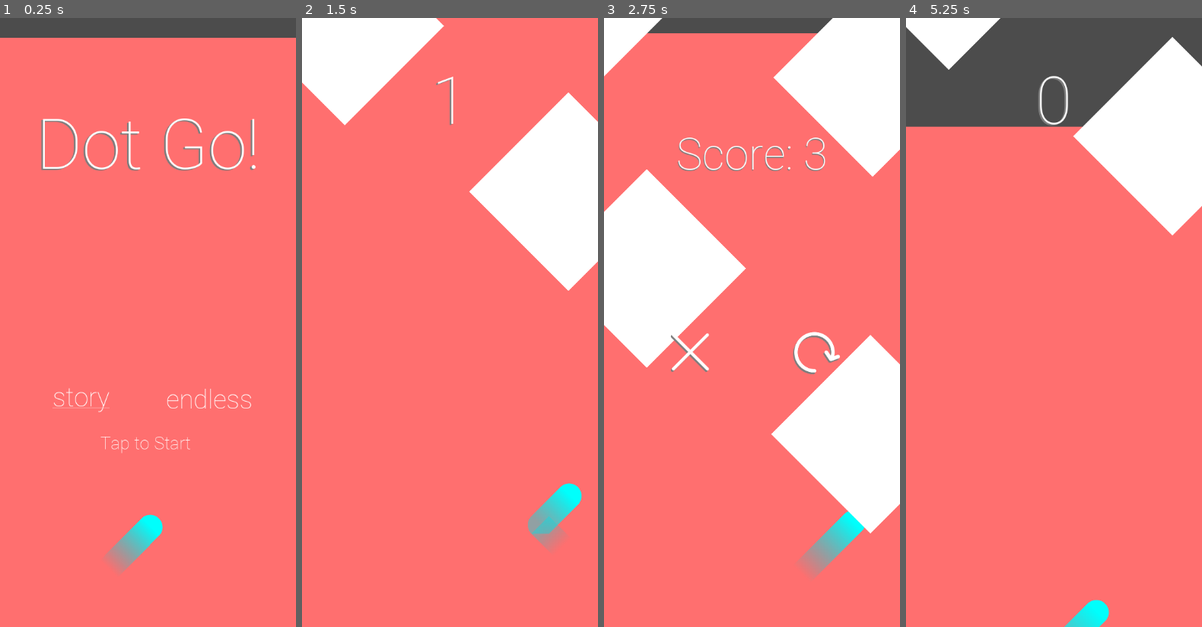
Above: before the commit, frames 1-4 (left to right).
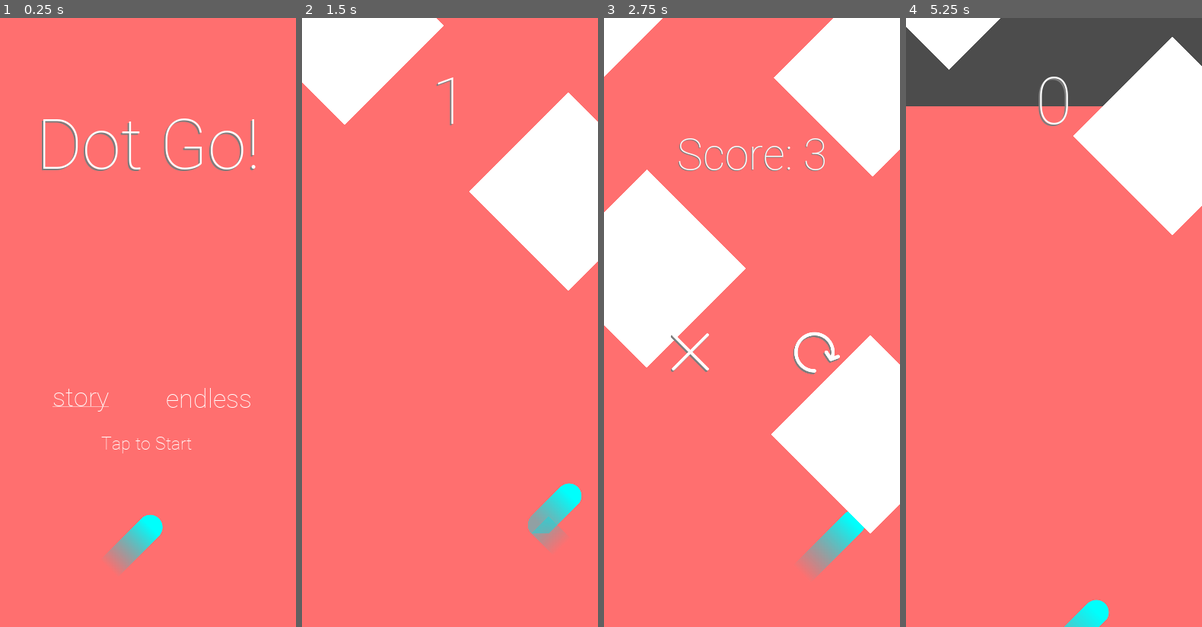
Above: after the commit, the same moments.

Repository: Arivval/Game-Project
Game: Godot game, scene res://main_scene.tscn
Two runs of this game, one before a commit and one after it. Both use one fixed random seed, a clock stepped at 60 frames per second and the inputs below.
Inputs (mouse positions are in pixels of both pictures, inside the frame that each line leads up to):
- Up to frame 1 (0.25 s): no input
- Up to frame 2 (1.5 s): click "Tap to Start" at 0.5 s; tap Space (switch_direction) at 1.35 s
- Up to frame 3 (2.75 s): tap Space (switch_direction) at 2.1 s
- Up to frame 4 (5.25 s): click (1116, 352) at 2.75 s; tap Space (switch_direction) at 3.6, 4.35 s; click (1116, 352) at 5 s

The runs differ from the first frame. In frame 1, 4.4% of the frame differs, in the area x 0-100%, y 0-90%; in frame 2, 0.2%; in frame 3, 2.2%; in frame 4, 2.3%.

Commit message:
fixed hidpi scaling issue

Diff:
--- a/main_scene.tscn
+++ b/main_scene.tscn
@@ -53,8 +53,8 @@
 [node name="ColorRect" type="ColorRect" parent="."]
 anchor_right = 1.0
 anchor_bottom = 1.0
-margin_left = 0.228287
-margin_right = 542.228
+margin_top = -37.0
+margin_right = 542.0
 margin_bottom = 1200.0
 grow_horizontal = 2
 grow_vertical = 2
--- a/project.godot
+++ b/project.godot
@@ -23,7 +23,10 @@
 
 window/size/width=540
 window/size/height=1110
+window/size/resizable=false
+window/dpi/allow_hidpi=true
 window/handheld/orientation="portrait"
+window/stretch/mode="2d"
 
 [input]
 
